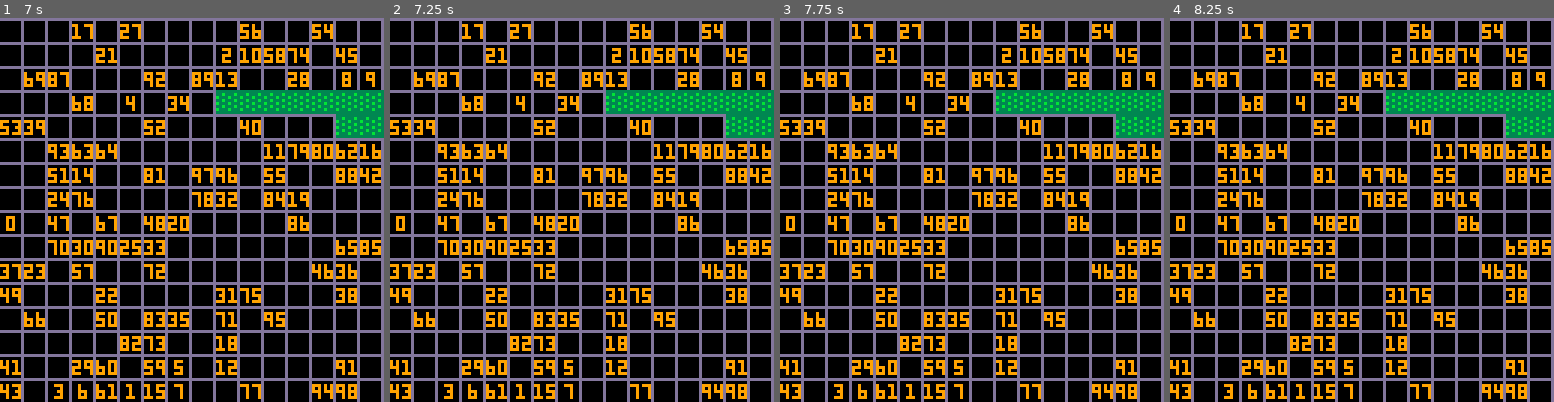
Above: before the commit, frames 1-4 (left to right).
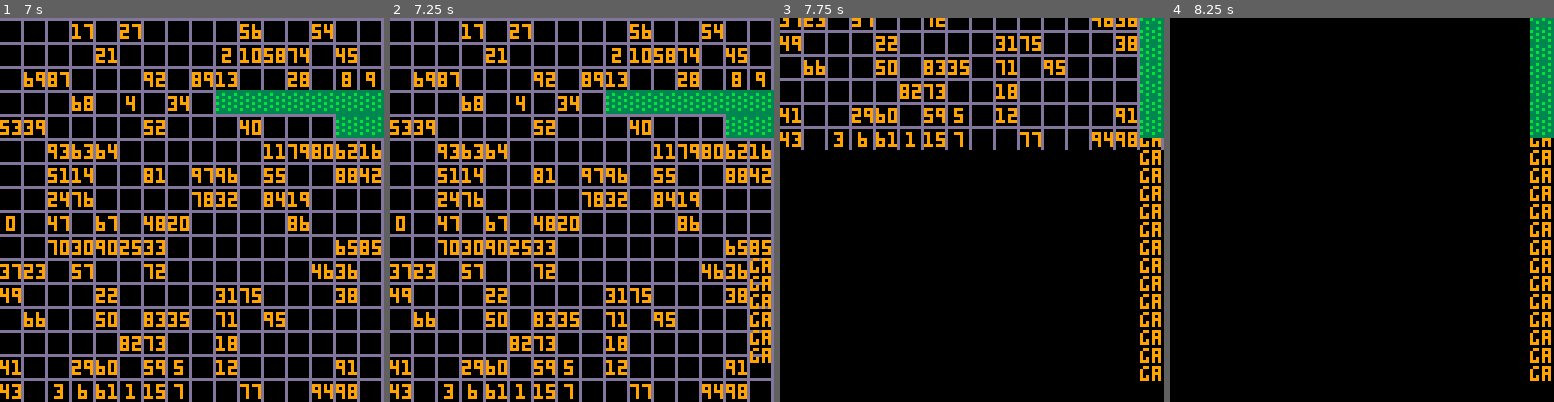
Above: after the commit, the same moments.

Repository: joey-suplari/ludum42
Game: PICO-8 cartridge numsnake.p8
Two runs of this game, one before a commit and one after it. Both use one fixed random seed, a clock stepped at 60 frames per second and the inputs below.
Inputs:
- Up to frame 1 (7 s): tap X (X key) at 0.33, 1.07, 1.85, 2.97, 4.08, 5.2, 6.32 s; tap O (Z key) at 0.7, 1.7, 2.1, 2.5, 2.9, 3.3, 3.7, 4.1, 4.5, 4.9, 5.3, 5.7, 6.1, 6.5, 6.9 s; hold Right 1.6-2.1 s; hold Up 2.15-2.42 s; hold Right 2.47-3.03 s; hold Left 3.08-3.58 s; hold Down 3.63-3.97 s; hold Right 4.02-4.68 s; hold Up 4.73-5.03 s; hold Left 5.08-5.68 s; hold Down 5.73-6.03 s; hold Right 6.08-6.58 s; hold Right from 6.63 s (still down)
- Up to frame 2 (7.25 s): release Right at 7.13 s; hold Up from 7.18 s (still down)
- Up to frame 3 (7.75 s): tap O (Z key) at 7.3, 7.7 s; tap X (X key) at 7.43 s; release Up at 7.45 s; hold Right from 7.5 s (still down)
- Up to frame 4 (8.25 s): release Right at 8.07 s; tap O (Z key) at 8.1 s; hold Left from 8.12 s (still down)

Frame 1 is identical in both runs. In frame 2, 0.8% of the frame differs, in the area x 93-100%, y 62-90%; in frame 3, 38%; in frame 4, 38%, in the area x 0-100%, y 0-100%.

Commit message:
Gameover for top bottom and left sides

Diff:
--- a/numsnake.p8
+++ b/numsnake.p8
@@ -51,6 +51,9 @@
 
 -- rightmost x postition by square
 rightmost=15
+leftmost=0
+topmost=0
+bottommost=15
 
 
 -- this indicates the game is over
@@ -71,10 +74,20 @@
 
 function _update()
     if gameover then
+	print('gameover')
         return
     end
 
     if spx / 8  > rightmost then
+        gameover=true
+    end
+    if spx / 8  < leftmost then
+        gameover=true
+    end
+    if spy / 8  > bottommost then
+        gameover=true
+    end
+    if spy / 8  < topmost then
         gameover=true
     end
 
